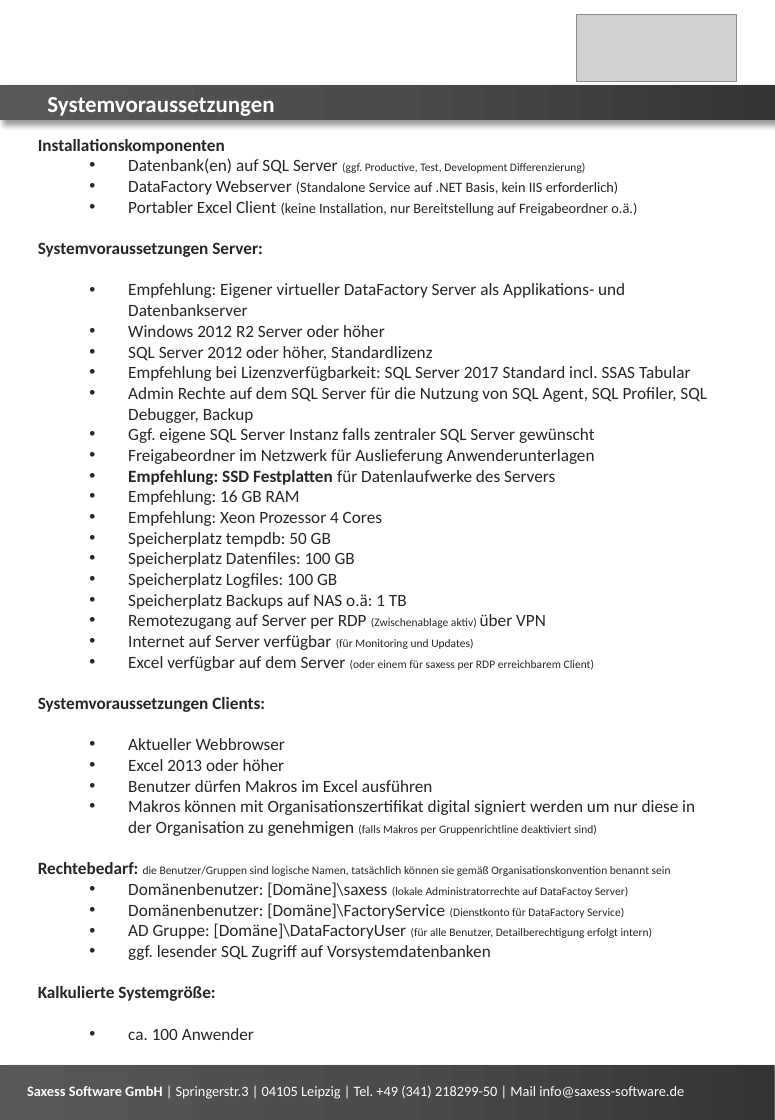
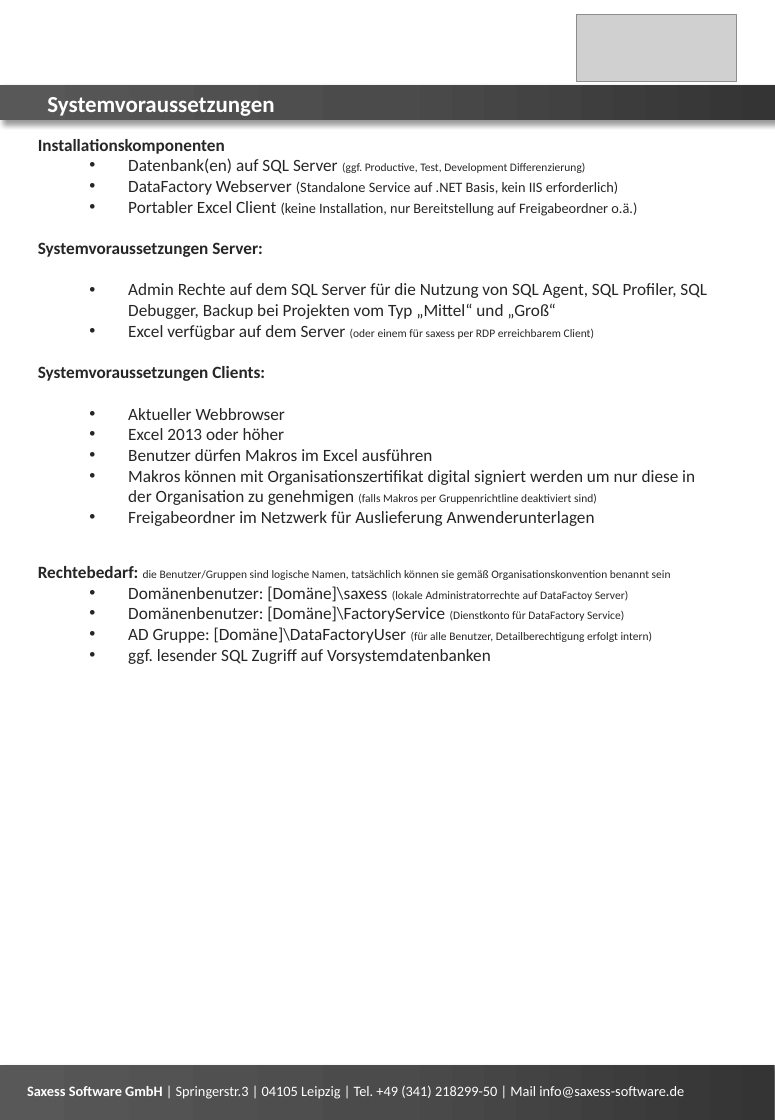
Before and after one commit to saxess-software/DataFactory-Knowledge-Center, a slide deck: slide 2 of 3a. DataFactory - Installation and Update/DataFactoy Systemvoraussetzungen.pptx. Drawn at 775x1120 pixels with LibreOffice and Linux fonts; fonts in the diff are those of the drawing; grey boxes stand for pictures. Boxes give left, top, right and bottom in pixels: in the first picture for what was removed or moved away, otherwise in the second. Text is boxed around its words. In the diff, an @@ line names an element or a change of style, - is before the commit and + after.

```diff
--- a/3a. DataFactory - Installation and Update/DataFactoy Systemvoraussetzungen.pptx
+++ b/3a. DataFactory - Installation and Update/DataFactoy Systemvoraussetzungen.pptx
@@ text at <box>128,283,707,319</box>: text changed @@
-  • Empfehlung: Eigener virtueller DataFactory Server als Applikations- und Datenbankserver
-  • Windows 2012 R2 Server oder höher
-  • SQL Server 2012 oder höher, Standardlizenz
-  • Empfehlung bei Lizenzverfügbarkeit: SQL Server 2017 Standard incl. SSAS Tabular
-  • Admin Rechte auf dem SQL Server für die Nutzung von SQL Agent, SQL Profiler, SQL Debugger, Backup
-  • Ggf. eigene SQL Server Instanz falls zentraler SQL Server gewünscht
-  • Freigabeordner im Netzwerk für Auslieferung Anwenderunterlagen
-  • Empfehlung: SSD Festplatten für Datenlaufwerke des Servers
-  • Empfehlung: 16 GB RAM
-  • Empfehlung: Xeon Prozessor 4 Cores
-  • Speicherplatz tempdb: 50 GB
-  • Speicherplatz Datenfiles: 100 GB
-  • Speicherplatz Logfiles: 100 GB
-  • Speicherplatz Backups auf NAS o.ä: 1 TB
-  • Remotezugang auf Server per RDP (Zwischenablage aktiv) über VPN
-  • Internet auf Server verfügbar (für Monitoring und Updates)
+  • Admin Rechte auf dem SQL Server für die Nutzung von SQL Agent, SQL Profiler, SQL Debugger, Backup bei Projekten vom Typ „Mittel“ und „Groß“
@@ text at <box>128,511,595,526</box>: paragraph added @@
+  • Freigabeordner im Netzwerk für Auslieferung Anwenderunterlagen
@@ text at <box>38,986,254,1040</box>: paragraphs removed @@
-Kalkulierte Systemgröße:
-  • ca. 100 Anwender
```
Also in this commit, not shown: 1 other slide changed.
